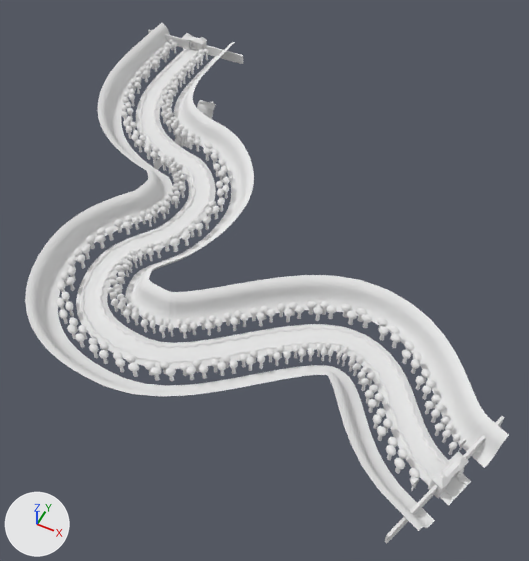
A saved change to the Blender file Cart RPG/Assets/Models/roadPiece_2.blend.
Camera for both pictures: a 50 mm lens placed at (178.0, -265.0, 219.0), pointed at (82.0, -73.0, -21.0). The axes (+X, +Y, +Z) are drawn at lower left. The lights are the same throughout.

In view in the first picture: 'Hill', 'Road', 'RoadSides', 'TreeLeaves', 'TreeTrunks'.
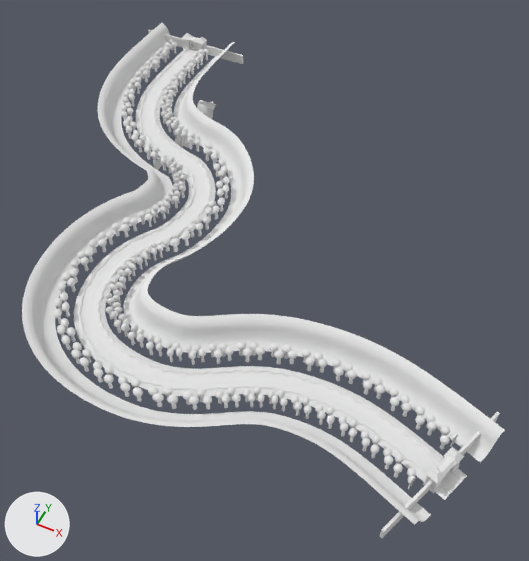
Commit message: Edited the road to have wider turns

Boxes [x1, y1, x2, y2] around the edits, measured in the pictures (529 x 561 px):
```json
{"object": "Hill", "change": "reshaped", "before": [25, 31, 489, 501], "after": [22, 31, 479, 501]}
{"object": "Road", "change": "reshaped", "before": [76, 23, 509, 544], "after": [74, 23, 504, 538]}
{"object": "TreeLeaves", "change": "reshaped", "before": [56, 39, 466, 486], "after": [54, 39, 458, 484]}
{"object": "RoadSides", "change": "reshaped", "before": [81, 52, 446, 477], "after": [78, 52, 440, 474]}
{"object": "TreeTrunks", "change": "reshaped", "before": [61, 44, 463, 491], "after": [58, 44, 456, 489]}
```

Scene script edits in JSON lines:
```json
{"block": "cu_beziercurve", "where": "_sp = cu_beziercurve.splines.new('BEZIER'); _sp.bezier_points.add(9)"}
{"op": "remove", "block": "cu_beziercurve", "code": "_sp.bezier_points.foreach_set('co', [-10.49, 38.86, 0.0, -9.56, 13.13, 0.0, 3.701, -20.31, 0.0, 35.67, -36.78, -0.0000107, 55.23, -59.67, -0.0000105, 50.14, -86.07, -0.0000104, 41.0, -116.5, 0.0, 76.06, -138.6, -0.0000106, 146.4, -100.5, 0.0, 191.1, -137.6, 0.0])"}
{"op": "remove", "block": "cu_beziercurve", "code": "_sp.bezier_points.foreach_set('handle_left', [-10.49, 43.86, 0.0, -10.31, 21.42, 0.0, -6.813, -8.457, 0.0, 30.81, -35.62, -0.0000107, 53.68, -50.38, -0.0000106, 54.69, -79.87, -0.0000104, 37.39, -102.2, 0.0, 53.8, -138.6, -0.0000106, 123.8, -96.8, 0.0, 169.6, -129.7, 0.0])"}
{"op": "remove", "block": "cu_beziercurve", "code": "_sp.bezier_points.foreach_set('handle_right', [-10.49, 33.86, 0.0, -9.107, 8.149, 0.0, 14.21, -32.16, 0.0, 43.66, -38.69, -0.0000107, 56.52, -67.38, -0.0000104, 43.17, -95.56, -0.0000104, 44.62, -130.8, 0.0, 98.33, -138.6, -0.0000106, 169.0, -104.2, 0.0, 212.6, -145.4, 0.0])"}
{"op": "add", "block": "cu_beziercurve", "code": "_sp.bezier_points.foreach_set('co', [-10.49, 38.86, 0.0, -9.56, 13.13, 0.0, 3.701, -20.31, 0.0, 35.67, -36.78, -0.0000107, 55.23, -59.67, -0.0000105, 50.14, -86.07, -0.0000104, 43.63, -122.1, 0.0, 82.07, -146.4, -0.0000106, 133.7, -127.1, 0.0, 191.1, -137.6, 0.0])"}
{"op": "add", "block": "cu_beziercurve", "code": "_sp.bezier_points.foreach_set('handle_left', [-10.49, 43.86, 0.0, -10.31, 21.42, 0.0, -6.813, -8.457, 0.0, 30.81, -35.62, -0.0000107, 53.68, -50.38, -0.0000106, 54.69, -79.87, -0.0000104, 40.02, -107.8, 0.0, 59.8, -146.4, -0.0000106, 111.0, -130.4, 0.0, 169.6, -129.7, 0.0])"}
{"op": "add", "block": "cu_beziercurve", "code": "_sp.bezier_points.foreach_set('handle_right', [-10.49, 33.86, 0.0, -9.107, 8.149, 0.0, 14.21, -32.16, 0.0, 43.66, -38.69, -0.0000107, 56.52, -67.38, -0.0000104, 43.17, -95.56, -0.0000104, 47.25, -136.4, 0.0, 104.3, -146.4, -0.0000106, 156.3, -123.9, 0.0, 212.6, -145.4, 0.0])"}
```
